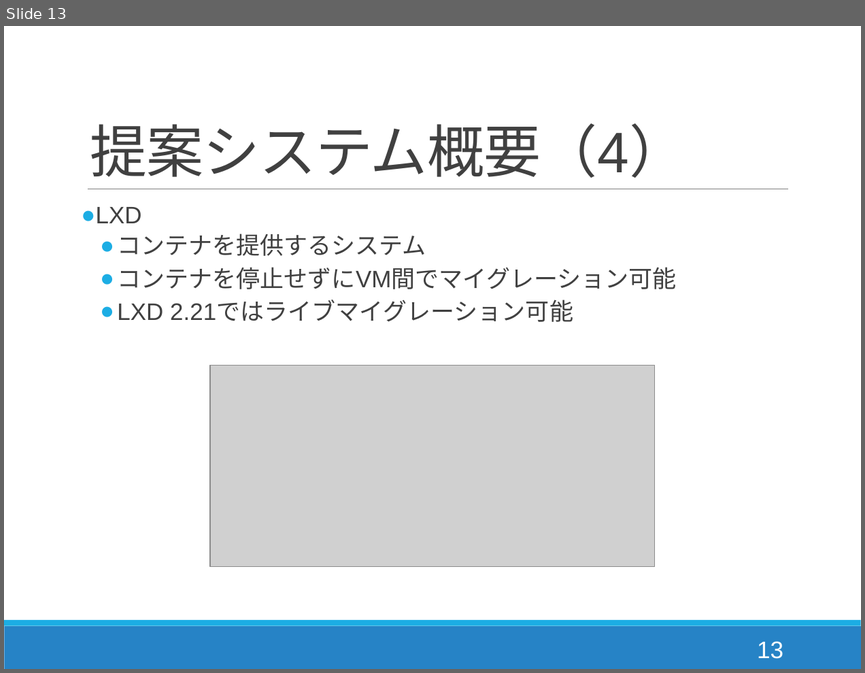
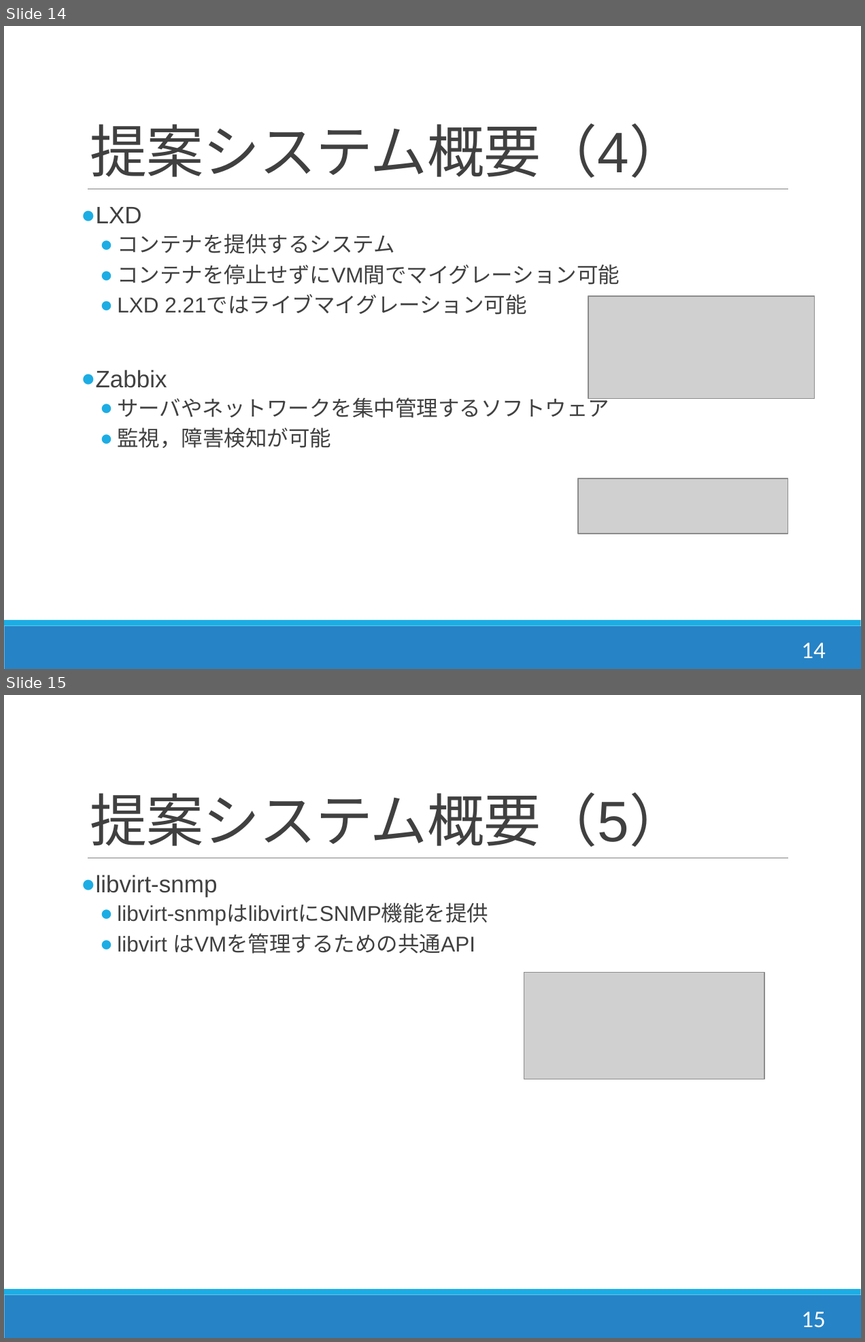
Before and after one commit to Kota0823/Document, a slide deck: 輪講2019-1_鈴木洸太.pptx. Shown one above the other, each under a label of ours: slide 13 before the commit, slides 14 and 15 after it. The pictures are 865x673 and 865x1342 pixels, drawn with LibreOffice and Linux fonts; fonts in the diff are those of the drawing; grey boxes stand for pictures. Boxes give left, top, right and bottom in pixels: in the first picture for what was removed or moved away, otherwise in the second. Text is boxed around its words. In the diff, an @@ line names an element or a change of style, - is before the commit and + after.

```diff
--- a/輪講2019-1_鈴木洸太.pptx
+++ b/輪講2019-1_鈴木洸太.pptx
@@ slide 15 added at (x1=4, y1=695, x2=861, y2=1338), background #FFFFFF; not listed: 3 template elements that a slide beside it also shows @@
@@ title added at (x1=90, y1=792, x2=686, y2=847), 48 pt, text #404040 @@
+提案システム概要（5）
@@ text added at (x1=81, y1=875, x2=488, y2=953), 18 pt, text #404040 @@
+● libvirt-snmp
+  ● libvirt-snmpはlibvirtにSNMP機能を提供
+  ● libvirt はVMを管理するための共通API
@@ picture added at (x1=524, y1=972, x2=764, y2=1079) @@
@@ page number added at (x1=801, y1=1311, x2=825, y2=1327), 20 pt, text #FFFFFF @@
+15
@@ what was slide 13 is now slide 14 @@
@@ slide 14 changed as well @@
@@ text at (x1=117, y1=233, x2=619, y2=314): size 20 to 18 pt in "コンテナを提供するシステム", "コンテナを停止せずにVM間でマイグレーション可能", "LXD 2.21ではライブマイグレーション可能" @@
@@ picture resized from (x1=211, y1=365, x2=655, y2=566) to (x1=588, y1=296, x2=815, y2=399) @@
@@ text at (x1=81, y1=369, x2=609, y2=448): paragraphs added @@
+● Zabbix
+  ● サーバやネットワークを集中管理するソフトウェア
+  ● 監視，障害検知が可能
@@ picture added at (x1=578, y1=478, x2=788, y2=533) @@
@@ page number at (x1=801, y1=642, x2=825, y2=658): text changed; font Arial to Calibri @@
-13
+14
```
Also in this commit, not shown: 30 other slides changed, 1 other slide added.
